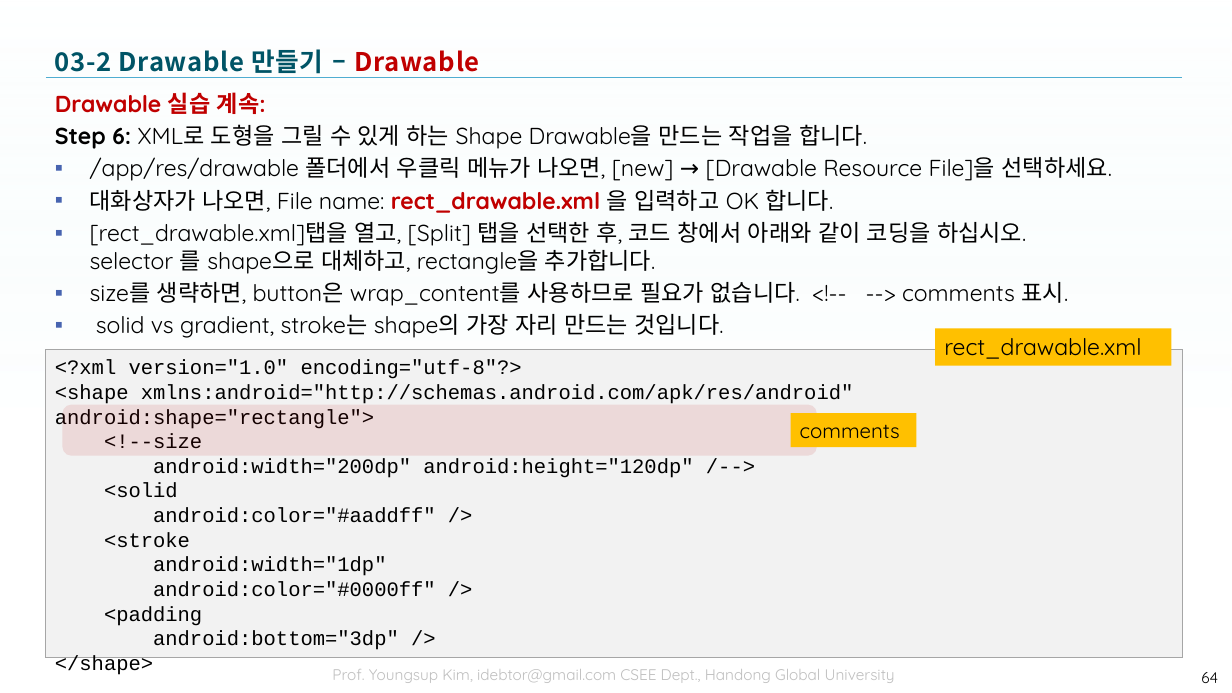
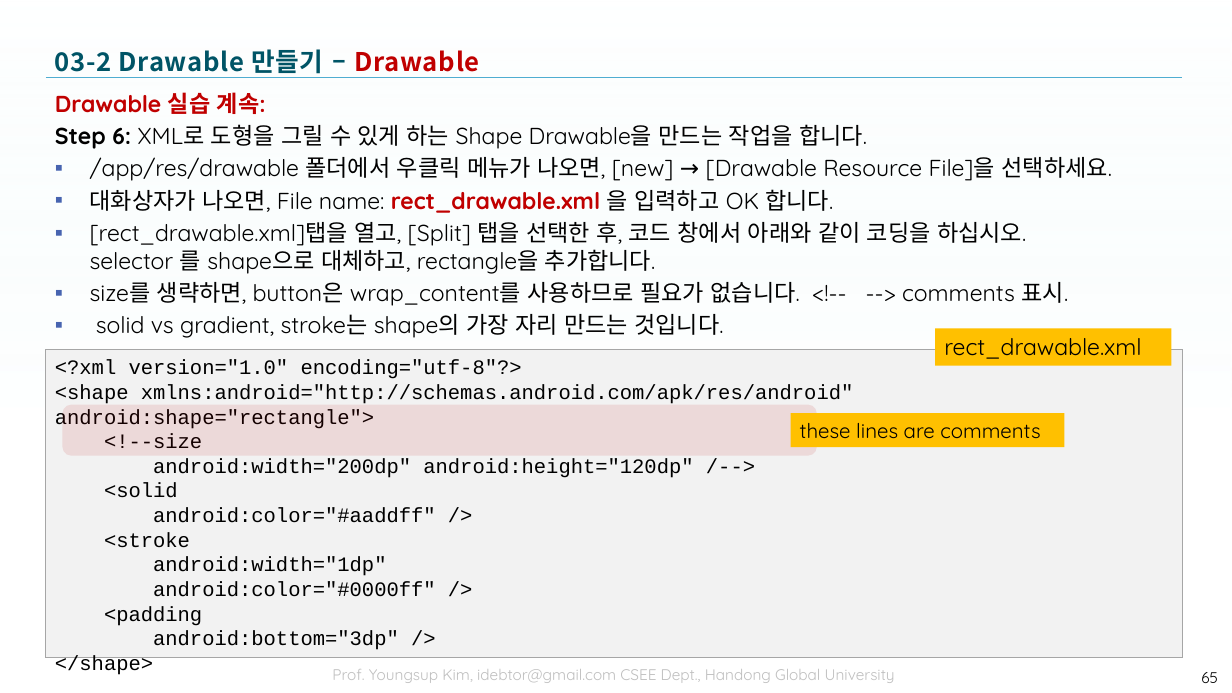
Before and after one commit to tae7841/HuStarAS, a slide deck: slide 65 of ppts/03Widget.pptx (slide 64 before the commit). Drawn at 1232x693 pixels with LibreOffice and Linux fonts; fonts in the diff are those of the drawing; background and template pictures are left out. Boxes give left, top, right and bottom in pixels: in the first picture for what was removed or moved away, otherwise in the second. Text is boxed around its words. In the diff, an @@ line names an element or a change of style, - is before the commit and + after.

```diff
--- a/ppts/03Widget.pptx
+++ b/ppts/03Widget.pptx
@@ rectangle "these lines are comments": place and size @@
-rectangle "these lines are comments" at (791, 413, 917, 447)
+rectangle "these lines are comments" at (791, 413, 1065, 447)
@@ text in rectangle at (800, 423, 1040, 439): text changed @@
-comments
+these lines are comments
@@ page number at (1201, 672, 1218, 683): text changed @@
-64
+65
```
Also in this commit, not shown: 1 slide added.
